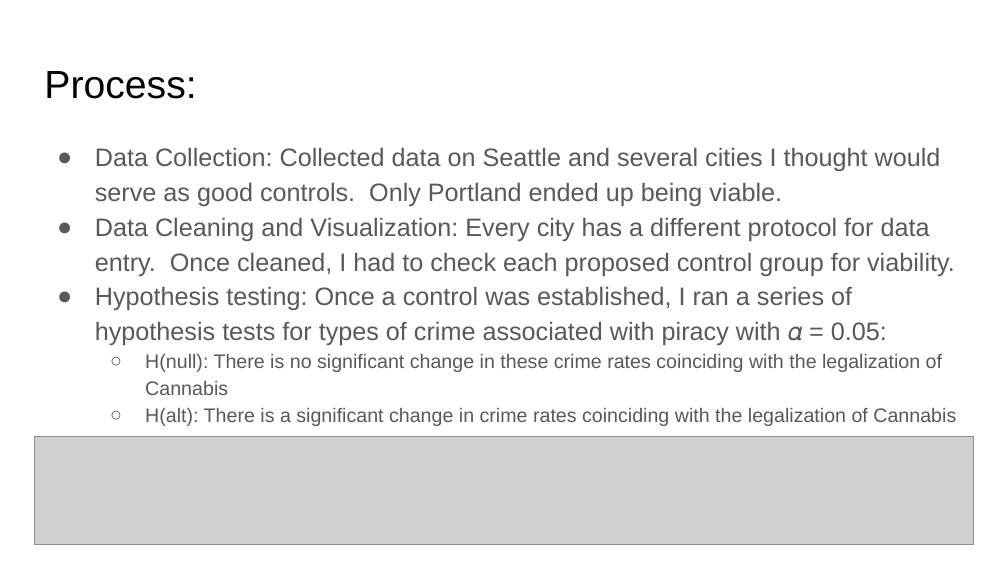
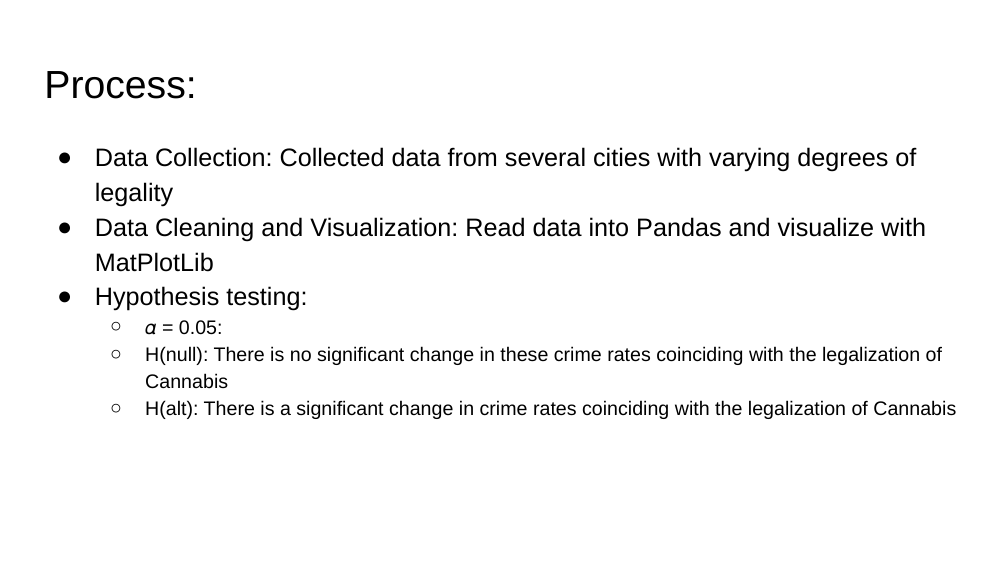
Before and after one commit to WhimsicalNose03/Cannabis-Cash-Crop-or-Crime-Boom-, a slide deck: slide 3 of Cannabis_ Cash Crop or Crime Boom_.pptx. Drawn at 1008x567 pixels with LibreOffice and Linux fonts; fonts in the diff are those of the drawing; grey boxes stand for pictures; background and template pictures are left out. Boxes give left, top, right and bottom in pixels: in the first picture for what was removed or moved away, otherwise in the second. Text is boxed around its words. In the diff, an @@ line names an element or a change of style, - is before the commit and + after.

Commit message:
updated presentation

```diff
--- a/Cannabis_ Cash Crop or Crime Boom_.pptx
+++ b/Cannabis_ Cash Crop or Crime Boom_.pptx
@@ text at (x1=95, y1=147, x2=926, y2=335): text changed; text colour #595959 to #000000 @@
-● Data Collection: Collected data on Seattle and several cities I thought would serve as good controls. Only Portland ended up being viable.
-● Data Cleaning and Visualization: Every city has a different protocol for data entry. Once cleaned, I had to check each proposed control group for viability.
-● Hypothesis testing: Once a control was established, I ran a series of hypothesis tests for types of crime associated with piracy with 𝛼 = 0.05:
+● Data Collection: Collected data from several cities with varying degrees of legality
+● Data Cleaning and Visualization: Read data into Pandas and visualize with MatPlotLib
+● Hypothesis testing:
+  ○ 𝛼 = 0.05:
@@ text at (x1=145, y1=346, x2=956, y2=419): text colour #595959 to #000000 in "H(null): There is no significant change in ...", "H(alt): There is a significant change in ..."; bullet colour #595959 to #000000 @@
@@ picture removed at (x1=34, y1=436, x2=974, y2=544) @@
```
Also in this commit, not shown: 2 other slides changed, 3 slides added, 5 slides removed.
